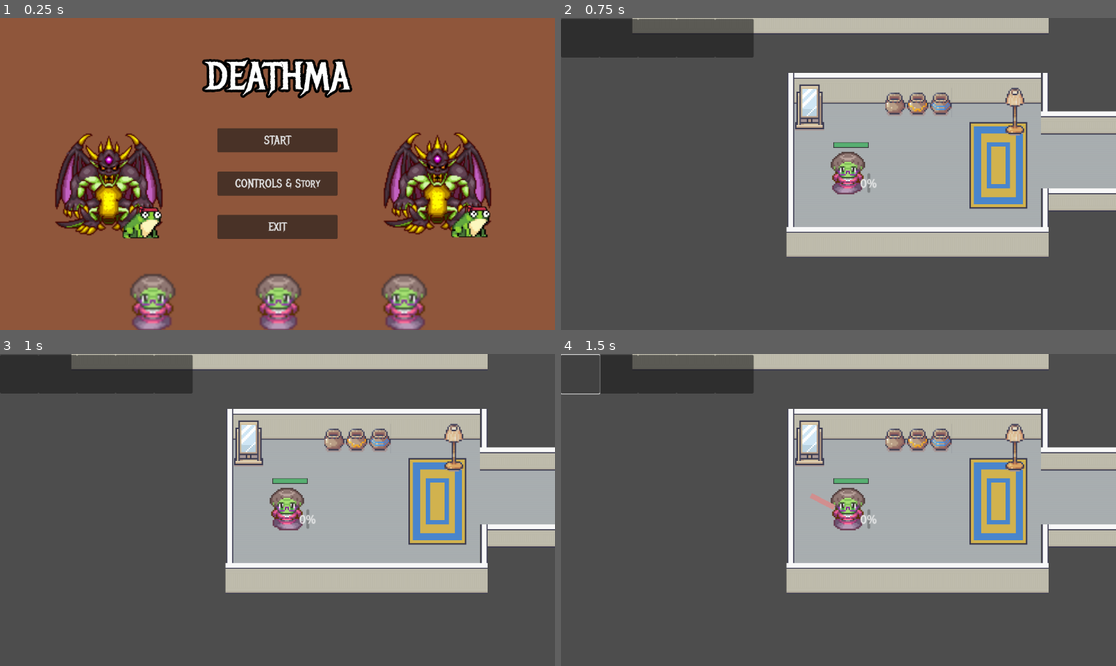
Above: before the commit, frames 1-4 (two rows, left to right).
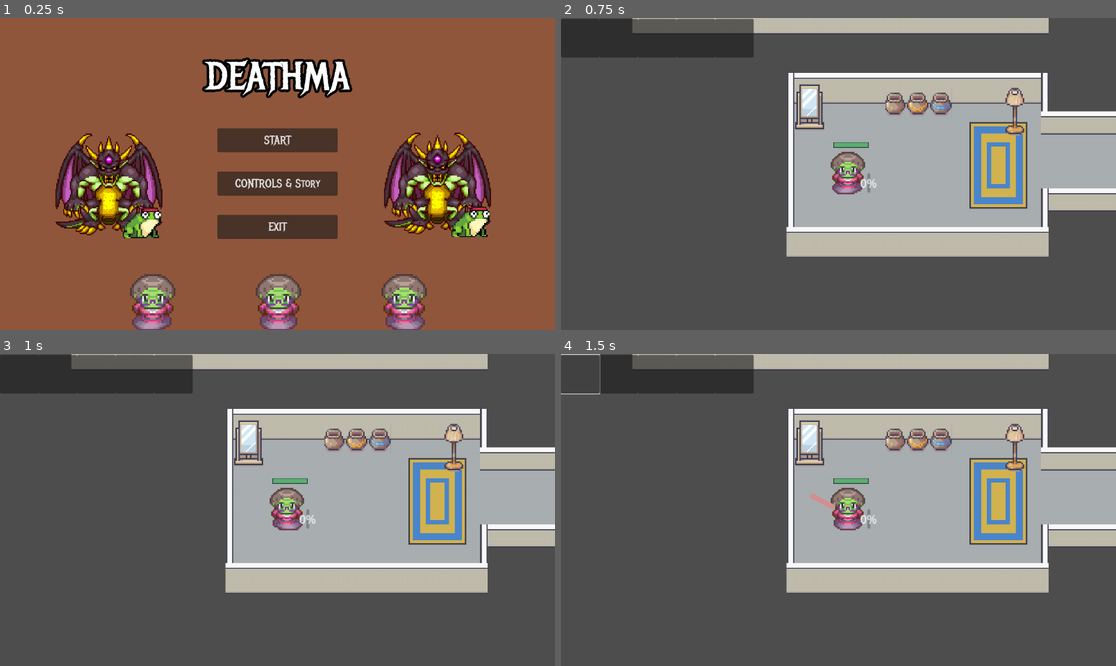
Above: after the commit, the same moments.

Repository: NickPerlich/Deathma
Game: Godot game, scene res://main_menu/main_menu.tscn
Two runs of this game, one before a commit and one after it. Both use one fixed random seed, a clock stepped at 60 frames per second and the inputs below. The engine's default icon, where the game draws it, is replaced by a stand-in: a white triangle on a blue panel in a dark square.
Inputs (mouse positions are in pixels of both pictures, inside the frame that each line leads up to):
- Up to frame 1 (0.25 s): no input
- Up to frame 2 (0.75 s): click "START" at 0.5 s
- Up to frame 3 (1 s): no input
- Up to frame 4 (1.5 s): click (577, 372) at 1.25 s

The runs differ from the first frame. In frame 1, 2.3% of the frame differs, in the area x 9-89%, y 36-100%; in frame 2, nothing differs; in frame 3, nothing differs; in frame 4, nothing differs.

Commit message:
rage ma anim works, end scene added

Diff:
--- a/Lab 5 Moving Character/Scenes/main_character.gd
+++ b/Lab 5 Moving Character/Scenes/main_character.gd
@@ -56,18 +56,19 @@
 		handle_char_collision(collision)
 
 	# movement
-	if Input.is_action_pressed("input_left"):
-		sprite_2d.animation = "ma-left"
-	elif Input.is_action_pressed("input_right"):
-		sprite_2d.animation = "ma-right"
-	elif Input.is_action_pressed("input_up"):
-		sprite_2d.animation = "ma-up"
-	elif Input.is_action_pressed("input_down"):
-		sprite_2d.animation = "ma-down"
-	elif Input.is_key_pressed(KEY_G) and rageMode:
-		sprite_2d.animation = "ma-rage"
-	else:
-		sprite_2d.animation = "default"
+	if !rageMode:
+		if Input.is_action_pressed("input_left"):
+			sprite_2d.animation = "ma-left"
+		elif Input.is_action_pressed("input_right"):
+			sprite_2d.animation = "ma-right"
+		elif Input.is_action_pressed("input_up"):
+			sprite_2d.animation = "ma-up"
+		elif Input.is_action_pressed("input_down"):
+			sprite_2d.animation = "ma-down"
+		#elif Input.is_key_pressed(KEY_G) and rageMode:
+			#sprite_2d.animation = "ma-rage"
+		else:
+			sprite_2d.animation = "default"
 
 	#Rage control
 	if Input.is_action_just_pressed("enterRage"):
@@ -106,7 +107,7 @@
 	if level3 == true:
 		get_tree().change_scene_to_file("res://level3.tscn")
 	if level0 == true:
-		get_tree().change_scene_to_file("res://main_menu/main_menu.tscn")
+		get_tree().change_scene_to_file("res://main_menu/end.tscn")
 
 	#await get_tree().create_timer(1.0).timeout
 		#get_tree().change_scene_to_file("res://main_menu/main_menu.tscn")
@@ -115,6 +116,7 @@
 	rageMode = true
 	print("in raged")
 	rage_anim.play("Rage Overlay")
+	sprite_2d.play("ma-rage")
 	await get_tree().create_timer(10).timeout
 	deactivateRageMode()
 
--- /dev/null
+++ b/Lab 5 Moving Character/main_menu/end.gd
@@ -0,0 +1,13 @@
+class_name End
+extends Control
+
+
+#@onready var return_menu = preload("res://main_menu/main_menu.tscn") as PackedScene
+@onready var back_button = $TextureRect/MarginContainer/HBoxContainer/VBoxContainer/Back_Button as Button
+
+
+func _ready():
+	back_button.button_down.connect(on_back_pressed)
+
+func on_back_pressed() -> void:
+	get_tree().change_scene_to_file("res://main_menu/main_menu.tscn")
--- /dev/null
+++ b/Lab 5 Moving Character/main_menu/end.tscn
@@ -0,0 +1,101 @@
+[gd_scene load_steps=6 format=3 uid="uid://dmpetja1h3ys7"]
+
+[ext_resource type="Script" path="res://main_menu/end.gd" id="1_77d4o"]
+[ext_resource type="Texture2D" uid="uid://7d0peql5v6db" path="res://Art/obstacle.png" id="2_10ond"]
+[ext_resource type="FontFile" uid="uid://db17q61ni7fri" path="res://Art/MetalMania-Regular.ttf" id="3_wnpql"]
+[ext_resource type="Texture2D" uid="uid://cd54sughoboe" path="res://frog-R.png" id="4_6q2wn"]
+[ext_resource type="Texture2D" uid="uid://tiy2sp03g01p" path="res://Art/ma-down.PNG" id="5_bwkxb"]
+
+[node name="End" type="Control"]
+layout_mode = 3
+anchors_preset = 15
+anchor_right = 1.0
+anchor_bottom = 1.0
+grow_horizontal = 2
+grow_vertical = 2
+script = ExtResource("1_77d4o")
+
+[node name="TextureRect" type="TextureRect" parent="."]
+layout_mode = 1
+anchors_preset = 15
+anchor_right = 1.0
+anchor_bottom = 1.0
+grow_horizontal = 2
+grow_vertical = 2
+texture = ExtResource("2_10ond")
+
+[node name="MarginContainer" type="MarginContainer" parent="TextureRect"]
+layout_mode = 1
+anchors_preset = 15
+anchor_right = 1.0
+anchor_bottom = 1.0
+offset_left = 112.0
+offset_right = -114.0
+grow_horizontal = 2
+grow_vertical = 2
+
+[node name="VBoxContainer" type="VBoxContainer" parent="TextureRect/MarginContainer"]
+layout_mode = 2
+theme_override_constants/separation = 60
+
+[node name="title" type="Label" parent="TextureRect/MarginContainer/VBoxContainer"]
+layout_mode = 2
+theme_override_colors/font_shadow_color = Color(0, 0, 0, 1)
+theme_override_colors/font_outline_color = Color(0, 0, 0, 1)
+theme_override_constants/outline_size = 20
+theme_override_fonts/font = ExtResource("3_wnpql")
+theme_override_font_sizes/font_size = 80
+text = "the end"
+horizontal_alignment = 1
+vertical_alignment = 1
+
+[node name="HBoxContainer" type="HBoxContainer" parent="TextureRect/MarginContainer"]
+layout_mode = 2
+alignment = 2
+
+[node name="VBoxContainer" type="VBoxContainer" parent="TextureRect/MarginContainer/HBoxContainer"]
+layout_mode = 2
+theme_override_constants/separation = 32
+alignment = 1
+
+[node name="Seperator4" type="Control" parent="TextureRect/MarginContainer/HBoxContainer/VBoxContainer"]
+layout_mode = 2
+
+[node name="Seperator2" type="Control" parent="TextureRect/MarginContainer/HBoxContainer/VBoxContainer"]
+layout_mode = 2
+
+[node name="HBoxContainer" type="HBoxContainer" parent="TextureRect/MarginContainer/HBoxContainer/VBoxContainer"]
+layout_mode = 2
+
+[node name="Label" type="Label" parent="TextureRect/MarginContainer/HBoxContainer/VBoxContainer/HBoxContainer"]
+layout_mode = 2
+theme_override_fonts/font = ExtResource("3_wnpql")
+theme_override_font_sizes/font_size = 35
+text = "
+After a long and treacherous journey,
+deathma has finally destroyed
+the gator king and reunited
+with her beloved dennis."
+horizontal_alignment = 1
+
+[node name="Back_Button" type="Button" parent="TextureRect/MarginContainer/HBoxContainer/VBoxContainer"]
+custom_minimum_size = Vector2(50, 50)
+layout_mode = 2
+theme_override_fonts/font = ExtResource("3_wnpql")
+theme_override_font_sizes/font_size = 30
+text = "BACK
+"
+
+[node name="Frog-r" type="Sprite2D" parent="."]
+texture_filter = 1
+position = Vector2(211, 449)
+scale = Vector2(3.09375, 3.09375)
+texture = ExtResource("4_6q2wn")
+
+[node name="Ma-down" type="Sprite2D" parent="."]
+texture_filter = 1
+position = Vector2(381, 424)
+scale = Vector2(6.77907, 6.77907)
+texture = ExtResource("5_bwkxb")
+region_enabled = true
+region_rect = Rect2(77, 14, 44, 43)
--- a/Lab 5 Moving Character/main_menu/main_menu.tscn
+++ b/Lab 5 Moving Character/main_menu/main_menu.tscn
@@ -89,11 +89,13 @@
 text = "EXIT"
 
 [node name="Ma-down" type="Sprite2D" parent="."]
+texture_filter = 1
 position = Vector2(576, 589)
 scale = Vector2(4.07812, 4.07812)
 texture = ExtResource("5_pbn23")
 
 [node name="Sprite2D2" type="Sprite2D" parent="."]
+texture_filter = 1
 position = Vector2(913.016, 339.422)
 scale = Vector2(2.34375, 2.34375)
 texture = ExtResource("5_ks711")
@@ -101,11 +103,13 @@
 region_rect = Rect2(142.741, 5.48733, 99.7894, 113.397)
 
 [node name="Sprite2D" type="Sprite2D" parent="."]
+texture_filter = 1
 position = Vector2(977.016, 424.422)
 scale = Vector2(1.75, 1.8125)
 texture = ExtResource("6_tj4hv")
 
 [node name="Sprite2D3" type="Sprite2D" parent="."]
+texture_filter = 1
 position = Vector2(231.016, 341.422)
 scale = Vector2(2.34375, 2.34375)
 texture = ExtResource("5_ks711")
@@ -113,6 +117,7 @@
 region_rect = Rect2(142.741, 5.48733, 99.7894, 113.397)
 
 [node name="Sprite2D4" type="Sprite2D" parent="."]
+texture_filter = 1
 position = Vector2(295.016, 426.422)
 scale = Vector2(1.75, 1.8125)
 texture = ExtResource("6_tj4hv")
Not shown, changed: Lab 5 Moving Character/level3.tscn
